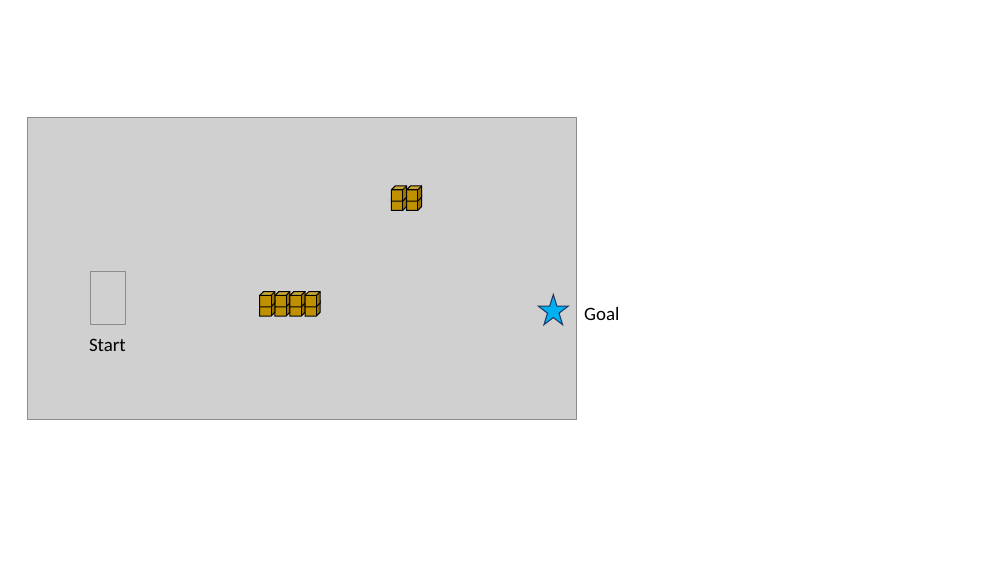
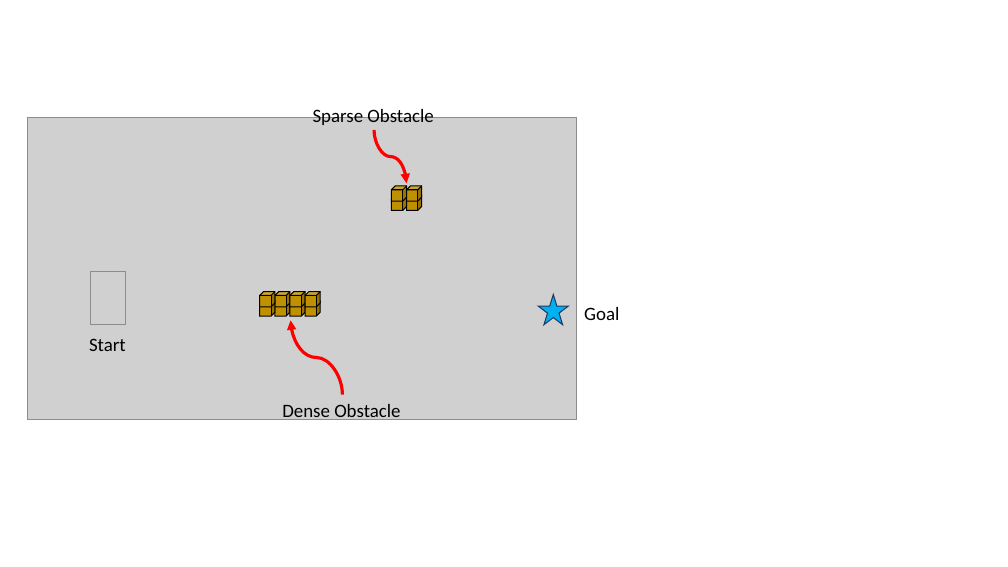
Before and after one commit to cmu-able/explainable-planning, a slide deck: slide 7 of XPlanningEvaluation/data/instruction/instruction.pptx. Drawn at 1008x567 pixels with LibreOffice and Linux fonts; fonts in the diff are those of the drawing; grey boxes stand for pictures. Boxes give left, top, right and bottom in pixels: in the first picture for what was removed or moved away, otherwise in the second. Text is boxed around its words. In the diff, an @@ line names an element or a change of style, - is before the commit and + after.

```diff
--- a/XPlanningEvaluation/data/instruction/instruction.pptx
+++ b/XPlanningEvaluation/data/instruction/instruction.pptx
@@ text added at (313,106,433,125), 18 pt, text #000000 @@
+Sparse Obstacle
@@ curved arrow added from (374, 130) to (407, 183), #FF0000 3 pt @@
@@ curved arrow added from (343, 395) to (290, 321), #FF0000 3 pt @@
@@ text added at (282,404,400,422), 18 pt, text #000000 @@
+Dense Obstacle
```
Also in this commit, not shown: 3 other slides changed.
